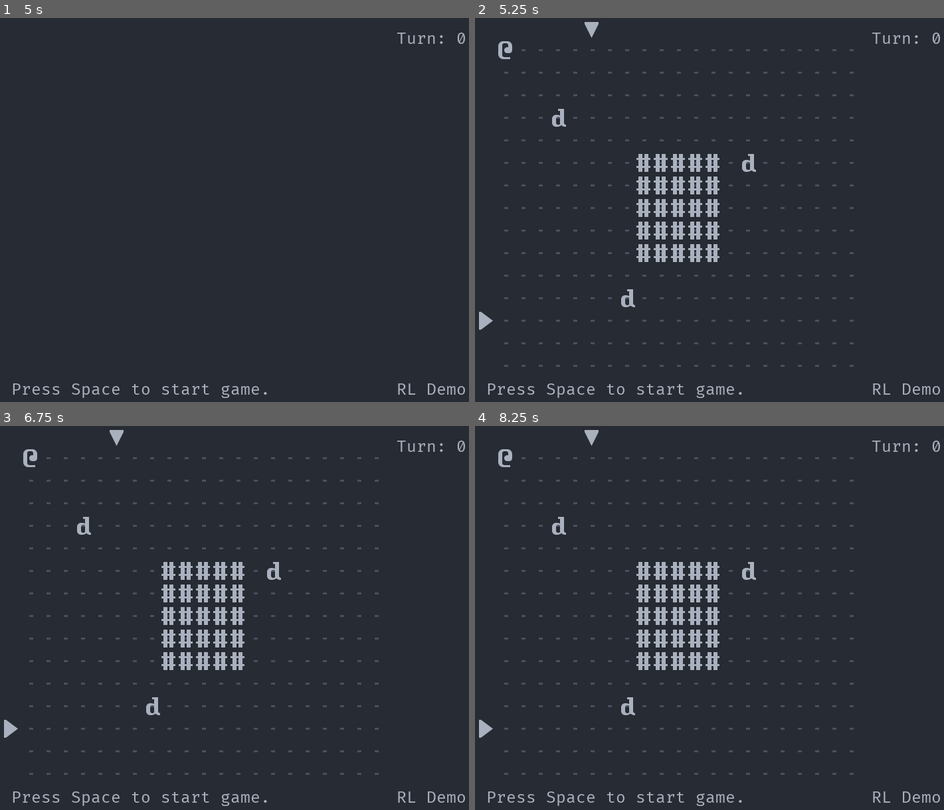
Above: before the commit, frames 1-4 (two rows, left to right).
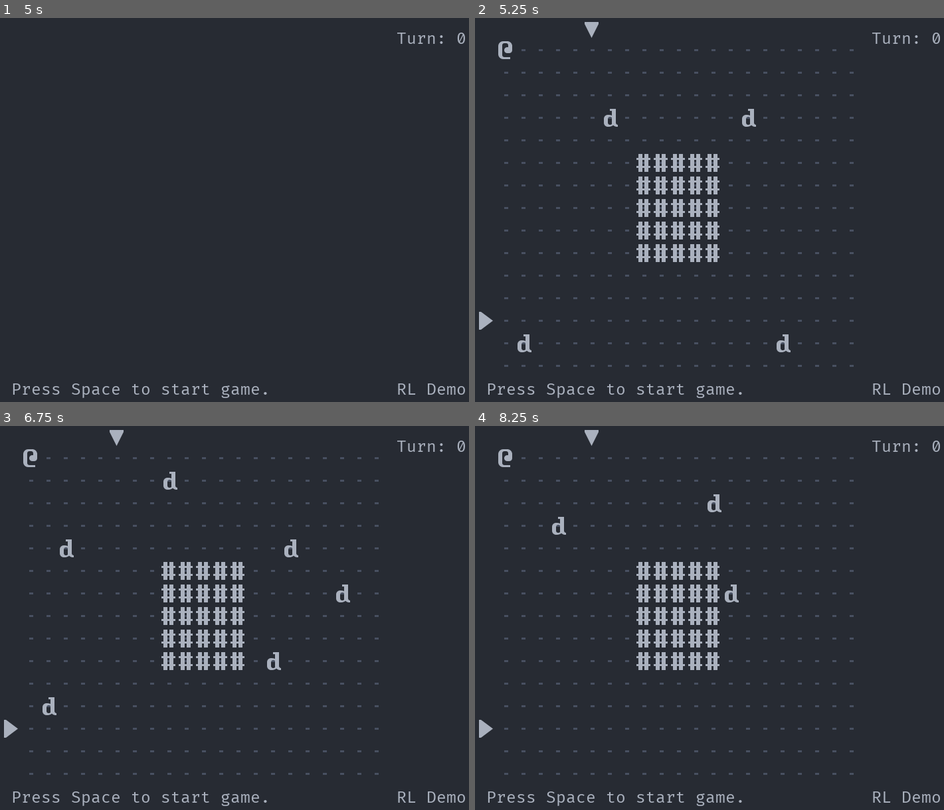
Above: after the commit, the same moments.

Repository: Bozar/GodotRoguelikeTutorial
Game: Godot game, scene res://scene/main/MainScene.tscn
The game is run twice, just before and just after one commit, with the same random seed, the same clock (stepped at 60 frames per second) and the same inputs.
Inputs:
- Up to frame 1 (5 s): tap Space (init_world) at 0.5, 0.6, 1.25, 1.35, 2, 2.1, 2.75, 2.85, 3.5, 3.6, 4.25, 4.35 s; hold Right (move_right) 0.53-1.28 s; hold Down (move_down) 1.28-2.03 s; hold Right (move_right) 2.03-2.78 s; hold Up (move_up) 2.78-3.53 s; hold Left (move_left) from 3.53 s (still down)
- Up to frame 2 (5.25 s): release Left (move_left) at 5.03 s; hold Down (move_down) from 5.03 s (still down); tap Space (init_world) at 5.1 s
- Up to frame 3 (6.75 s): release Down (move_down) at 5.78 s; hold Right (move_right) 5.78-6.53 s; tap Space (init_world) at 5.85, 6.6 s; hold Up (move_up) from 6.53 s (still down)
- Up to frame 4 (8.25 s): release Up (move_up) at 7.28 s; hold Right (move_right) 7.28-8.03 s; tap Space (init_world) at 7.35, 8.1 s; hold Down (move_down) from 8.03 s (still down)

Frame 1 is identical in both runs. In frame 2, 0.5% of the frame differs, in the area x 9-68%, y 23-88%; in frame 3, 0.7%, in the area x 9-75%, y 11-76%; in frame 4, 0.3%.

Commit message:
Put NPCs in random positions.

Diff:
--- a/09/scene/main/InitWorld.gd
+++ b/09/scene/main/InitWorld.gd
@@ -9,11 +9,21 @@
 const Wall := preload("res://sprite/Wall.tscn")
 const ArrowX := preload("res://sprite/ArrowX.tscn")
 const ArrowY := preload("res://sprite/ArrowY.tscn")
+const DungeonBoard := preload("res://scene/main/DungeonBoard.gd")
+
+var _ref_DungeonBoard: DungeonBoard
 
 var _new_ConvertCoord := preload("res://library/ConvertCoord.gd").new()
 var _new_DungeonSize := preload("res://library/DungeonSize.gd").new()
 var _new_GroupName := preload("res://library/GroupName.gd").new()
 var _new_InputName := preload("res://library/InputName.gd").new()
+
+var _rng := RandomNumberGenerator.new()
+
+
+func _ready() -> void:
+	# _rng.seed = 123
+	_rng.randomize()
 
 
 func _unhandled_input(event: InputEvent) -> void:
@@ -28,9 +38,19 @@
 
 
 func _init_dwarf() -> void:
-	_create_sprite(Dwarf, _new_GroupName.DWARF, 3, 3)
-	_create_sprite(Dwarf, _new_GroupName.DWARF, 14, 5)
-	_create_sprite(Dwarf, _new_GroupName.DWARF, 7, 11)
+	var dwarf: int = _rng.randi_range(3, 6)
+	var x: int
+	var y: int
+
+	while dwarf > 0:
+		x = _rng.randi_range(1, _new_DungeonSize.MAX_X - 1)
+		y = _rng.randi_range(1, _new_DungeonSize.MAX_Y - 1)
+
+		if _ref_DungeonBoard.has_sprite(_new_GroupName.WALL, x, y) \
+				or _ref_DungeonBoard.has_sprite(_new_GroupName.DWARF, x, y):
+			continue
+		_create_sprite(Dwarf, _new_GroupName.DWARF, x, y)
+		dwarf -= 1
 
 
 func _init_PC() -> void:
--- a/09/scene/main/MainScene.gd
+++ b/09/scene/main/MainScene.gd
@@ -44,5 +44,6 @@
 	get_node("PCMove")._ref_DungeonBoard = get_node("DungeonBoard")
 	get_node("PCMove/PCAttack")._ref_DungeonBoard = get_node("DungeonBoard")
 	get_node("RemoveObject")._ref_DungeonBoard = get_node("DungeonBoard")
+	get_node("InitWorld")._ref_DungeonBoard = get_node("DungeonBoard")
 
 	get_node("PCMove/PCAttack")._ref_RemoveObject = get_node("RemoveObject")
